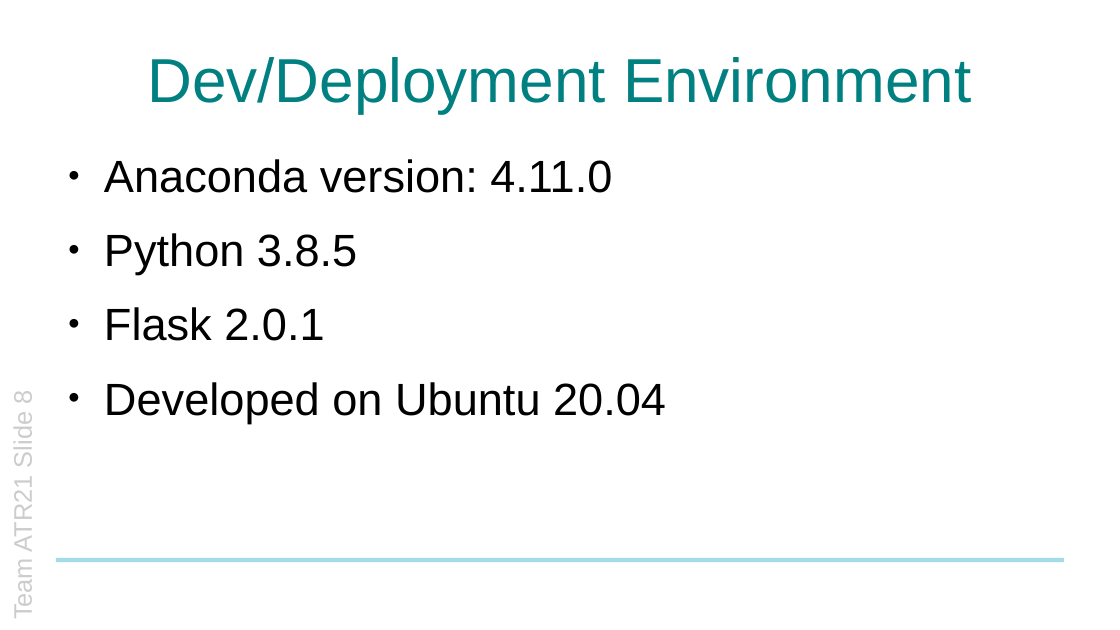
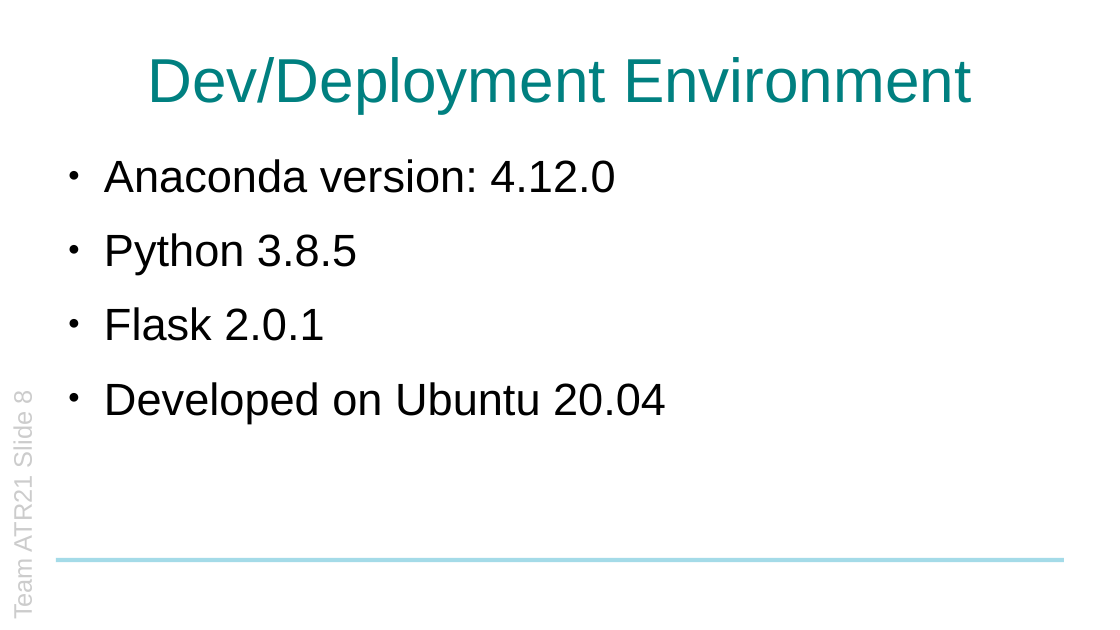
Before and after one commit to progmatix21/NTTDHack2022, a slide deck: slide 8 of Doc/hackathon_prsn_ms.pptx. Drawn at 1120x630 pixels with LibreOffice and Linux fonts; fonts in the diff are those of the drawing; background and template pictures are left out. Boxes give left, top, right and bottom in pixels: in the first picture for what was removed or moved away, otherwise in the second. Text is boxed around its words. In the diff, an @@ line names an element or a change of style, - is before the commit and + after.

```diff
--- a/Doc/hackathon_prsn_ms.pptx
+++ b/Doc/hackathon_prsn_ms.pptx
@@ text at (x1=104, y1=159, x2=615, y2=193): text changed @@
-● Anaconda version: 4.11.0
+● Anaconda version: 4.12.0
```
Also in this commit, not shown: 3 other slides changed, 6 other files.
